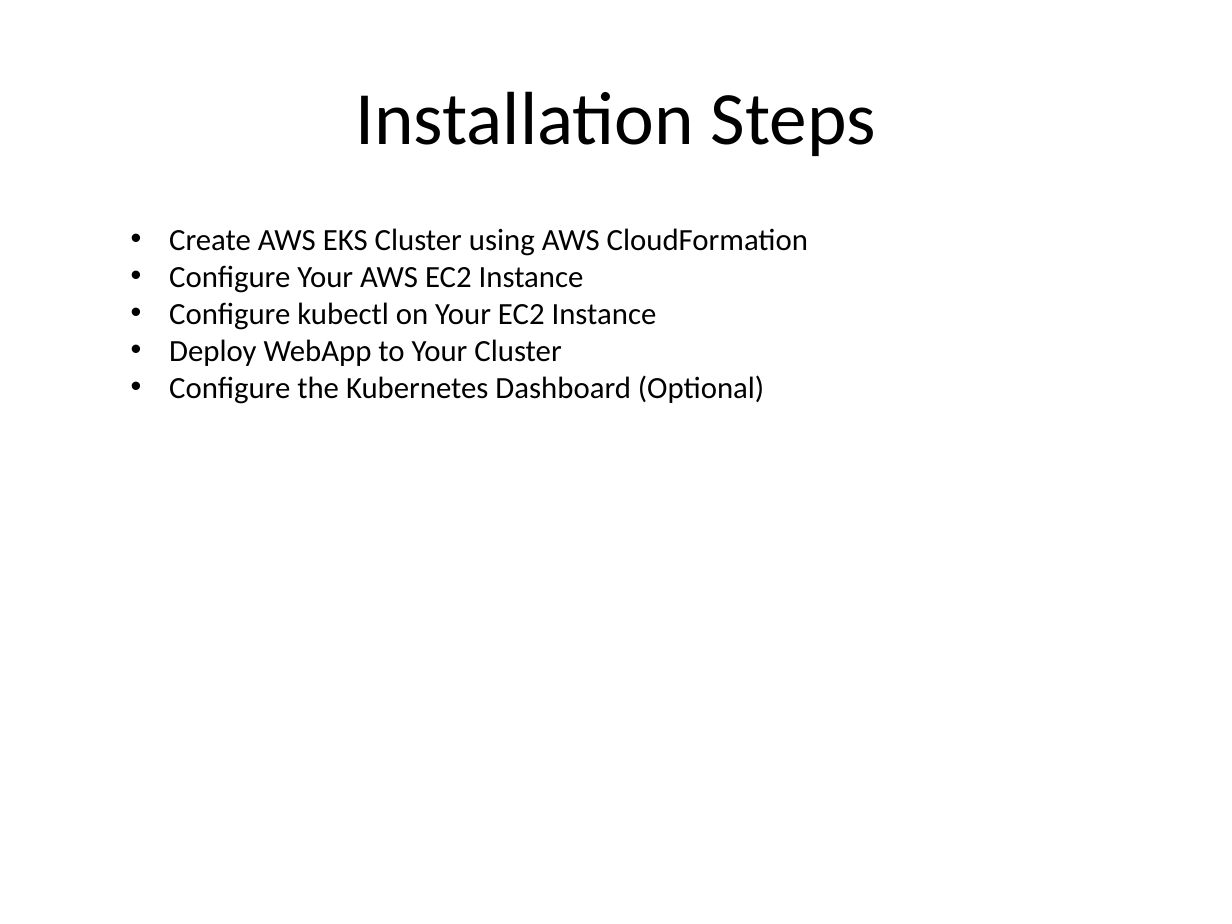
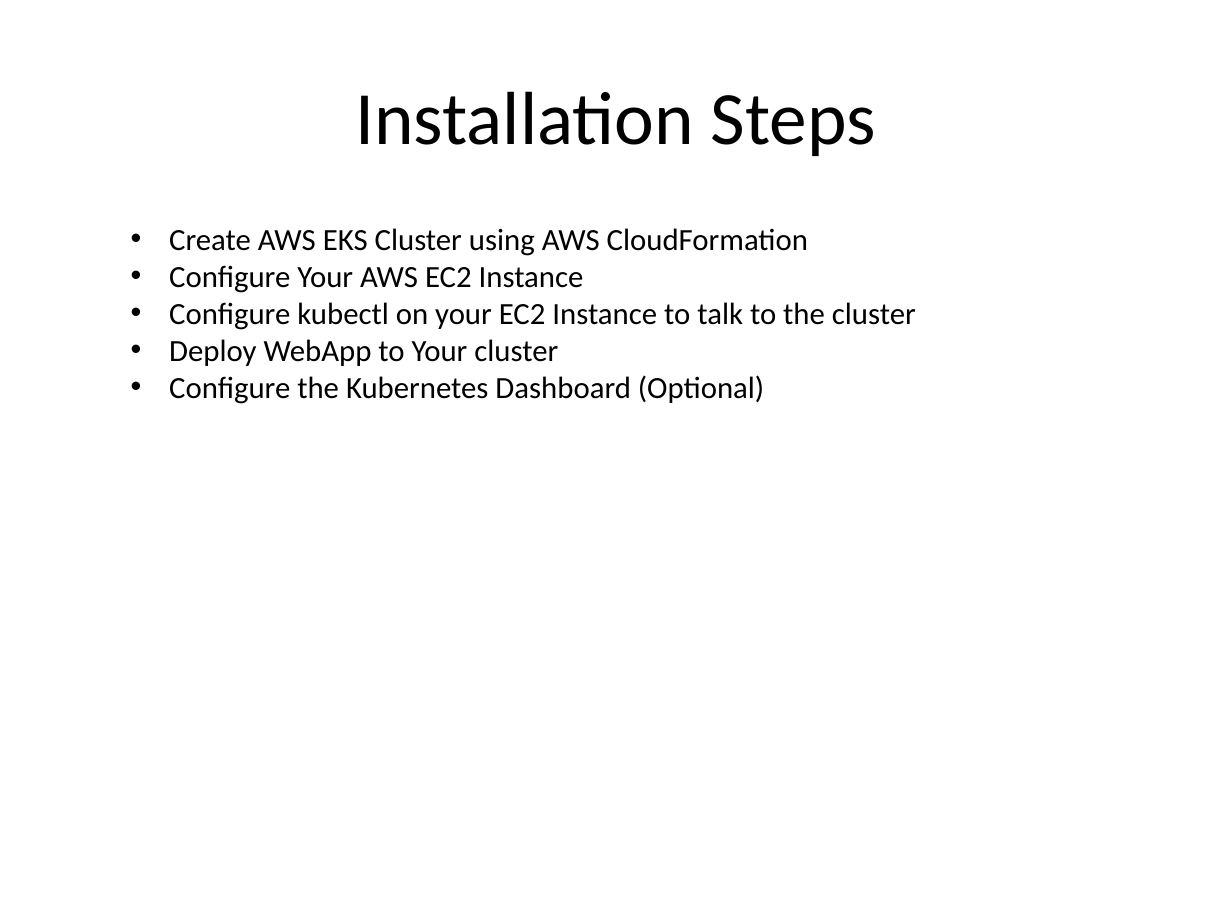
Before and after one commit to kskalvar/aws-eks-cluster-quickstart, a slide deck: slide 8 of slides/AWS-EKS-Cluster-Quickstart.pptx. Drawn at 1232x924 pixels with LibreOffice and Linux fonts; fonts in the diff are those of the drawing; background and template pictures are left out. Boxes give left, top, right and bottom in pixels: in the first picture for what was removed or moved away, otherwise in the second. Text is boxed around its words. In the diff, an @@ line names an element or a change of style, - is before the commit and + after.

```diff
--- a/slides/AWS-EKS-Cluster-Quickstart.pptx
+++ b/slides/AWS-EKS-Cluster-Quickstart.pptx
@@ text at box(169, 302, 916, 366): text changed @@
-• Configure kubectl on Your EC2 Instance
-• Deploy WebApp to Your Cluster
+• Configure kubectl on your EC2 Instance to talk to the cluster
+• Deploy WebApp to Your cluster
```
Also in this commit, not shown: 4 other slides changed.
